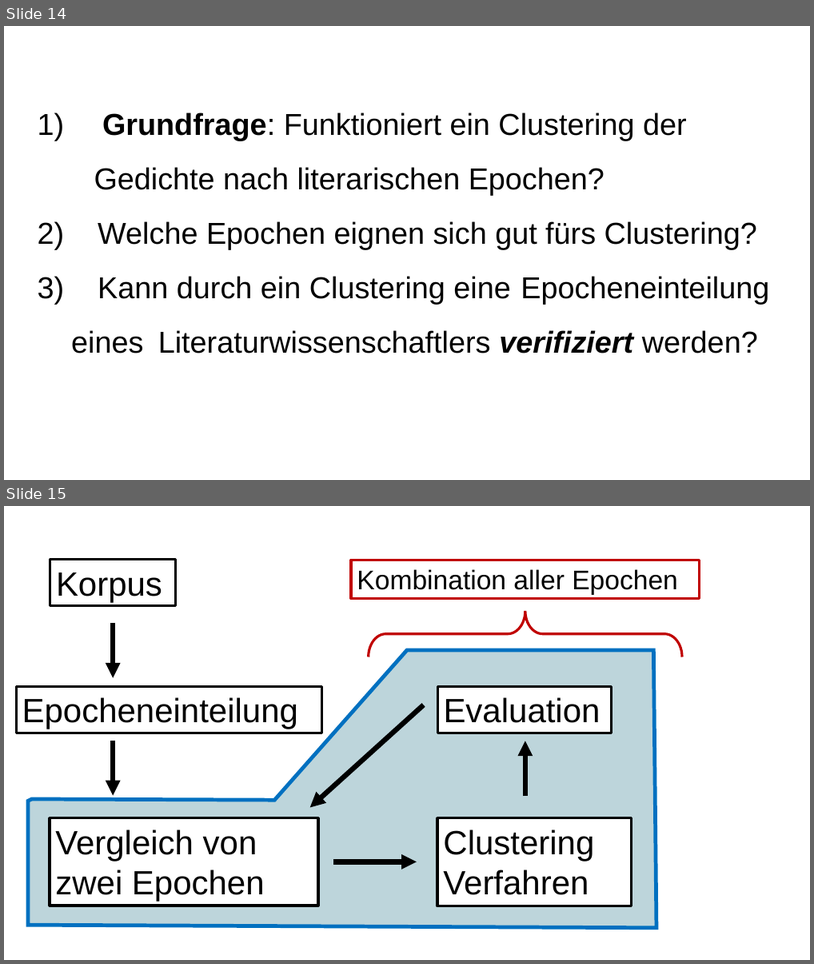
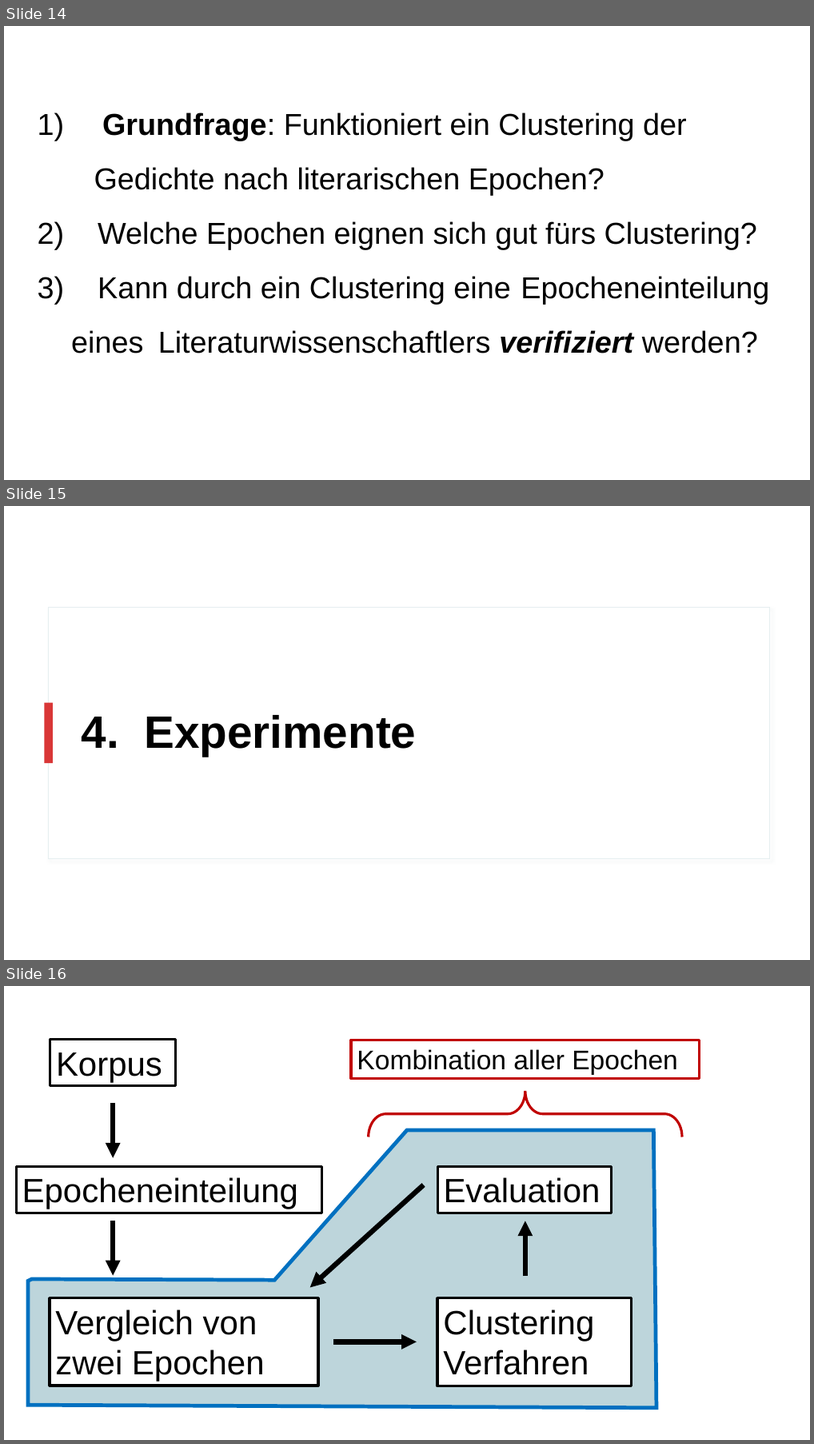
Before and after one commit to realjanpaulus/clusterpoems, a slide deck: literature & presentation/clustering_presentation.pptx. Shown one above the other, each under a label of ours: slides 14 and 15 before the commit, slides 14, 15 and 16 after it. The pictures are 814x964 and 814x1444 pixels, drawn with LibreOffice and Linux fonts; fonts in the diff are those of the drawing. Boxes give left, top, right and bottom in pixels: in the first picture for what was removed or moved away, otherwise in the second. Text is boxed around its words. In the diff, an @@ line names an element or a change of style, - is before the commit and + after.

```diff
--- a/literature & presentation/clustering_presentation.pptx
+++ b/literature & presentation/clustering_presentation.pptx
@@ slide 15 added at (x1=4, y1=506, x2=810, y2=960), background #FFFFFF @@
@@ rectangle added at (x1=48, y1=608, x2=770, y2=859), fill #FFFFFF, outline #E5EEF0 1 pt @@
@@ rectangle added at (x1=45, y1=703, x2=53, y2=763), fill #D93737 @@
@@ title added at (x1=82, y1=715, x2=416, y2=756), 54 pt, text #000000, bold @@
+4. Experimente
@@ what was slide 15 is now slide 16 @@
```
Also in this commit, not shown: 7 slides changed, 4 other slides added, 3 slides removed, 24 other files.
